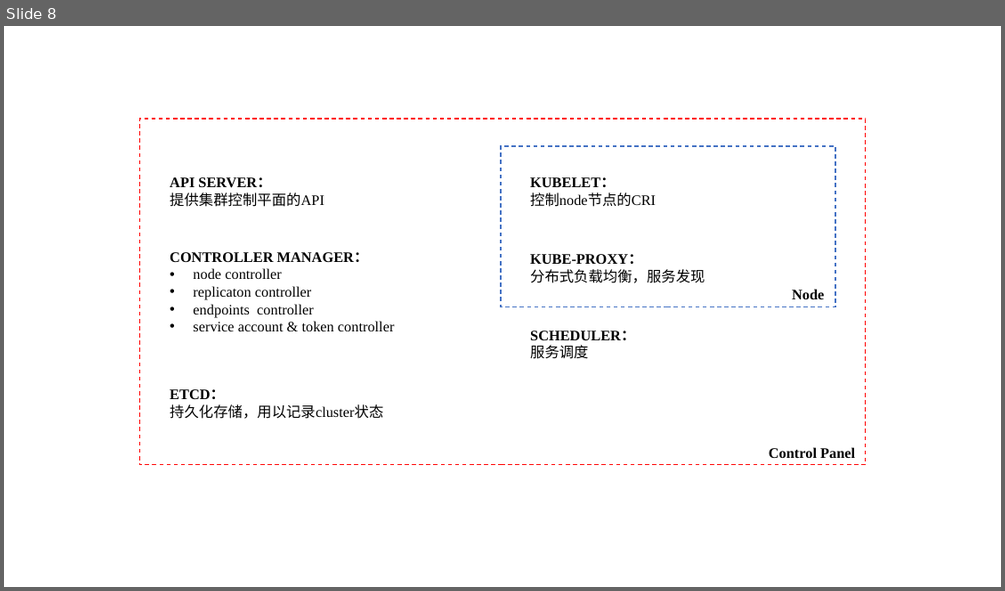
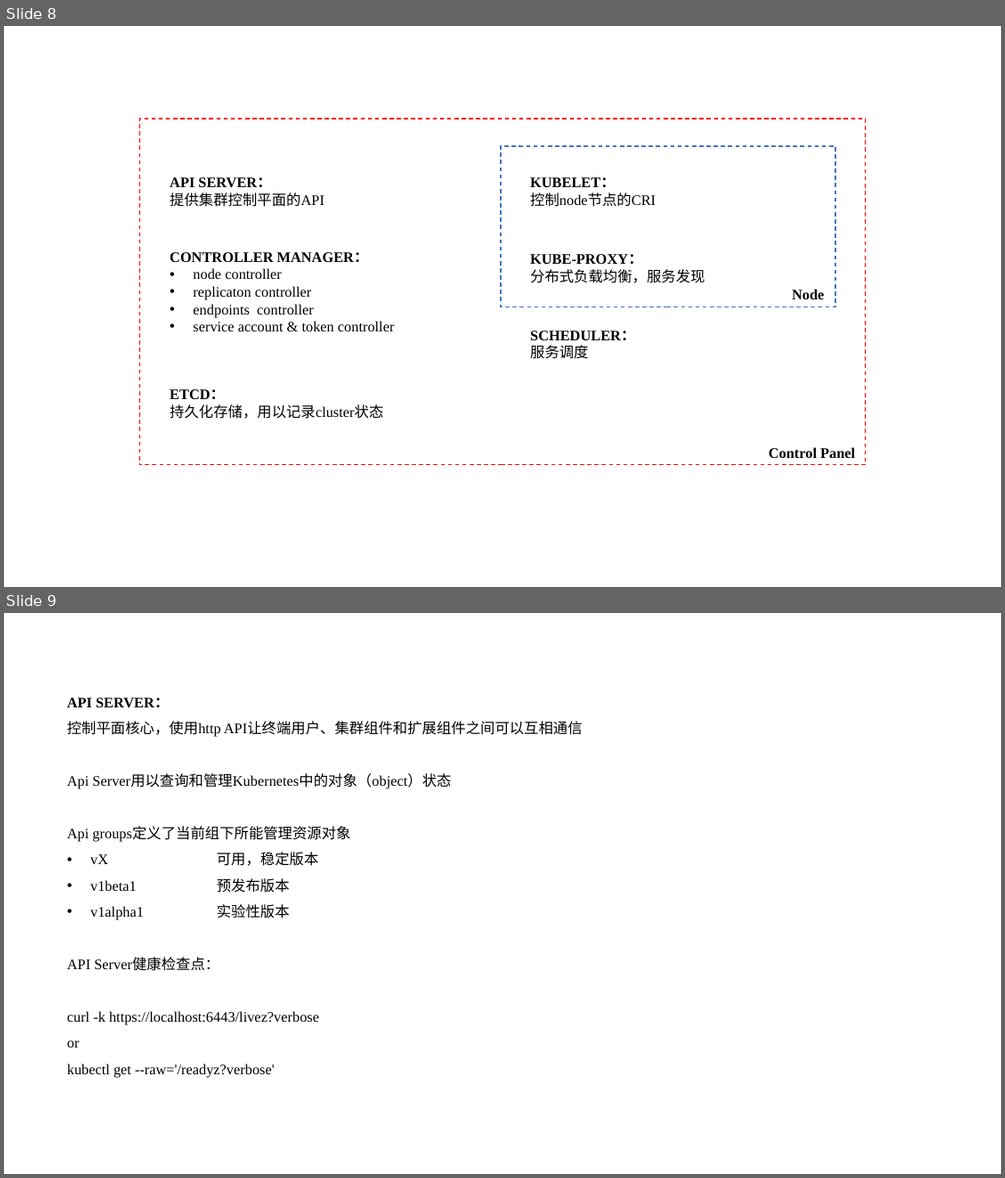
Before and after one commit to nutionMedivn/Kubernetes-training-camp, a slide deck: 基础/008-鸟瞰kubernetes.pptx. Shown one above the other, each under a label of ours: slide 8 before the commit, slides 8 and 9 after it. The pictures are 1005x591 and 1005x1178 pixels, drawn with LibreOffice and Linux fonts; fonts in the diff are those of the drawing. Boxes give left, top, right and bottom in pixels: in the first picture for what was removed or moved away, otherwise in the second. Text is boxed around its words. In the diff, an @@ line names an element or a change of style, - is before the commit and + after.

```diff
--- a/基础/008-鸟瞰kubernetes.pptx
+++ b/基础/008-鸟瞰kubernetes.pptx
@@ slide 9 added at [4, 613, 1001, 1174], background #FFFFFF @@
@@ text added at [67, 698, 582, 1078], 14 pt, text #000000 @@
+API SERVER：
+控制平面核心，使用http API让终端用户、集群组件和扩展组件之间可以互相通信
+Api Server用以查询和管理Kubernetes中的对象（object）状态
+Api groups定义了当前组下所能管理资源对象
+• vX 可用，稳定版本
+• v1beta1 预发布版本
+• v1alpha1 实验性版本
+API Server健康检查点：
+curl -k https://localhost:6443/livez?verbose
+or
+kubectl get --raw='/readyz?verbose'
```
Also in this commit, not shown: 3 other slides added.
